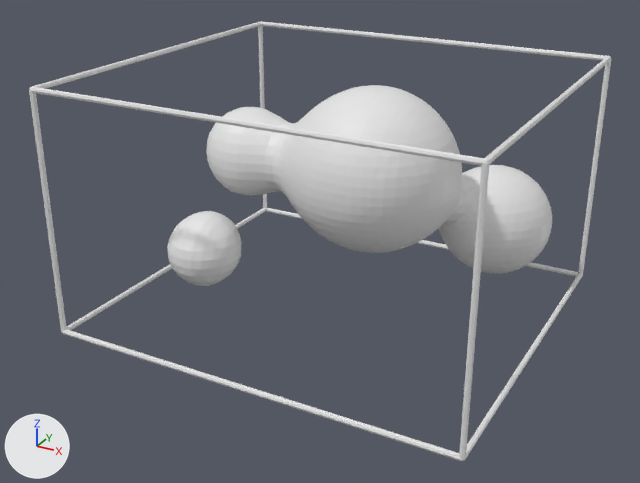
The OBJ model Assets/Models/Stomach/ventre_0008.obj as it was, and as the next commit left it.
Both versions are drawn from a 50 mm lens placed at (70.1, -134.8, 66.9), pointed at (-1.4, -4.8, 1.9). The lights are fixed; the arrows at lower left show +X, +Y and +Z. Where no turn or scale is listed for an object, it has been applied to the vertices. Vertices at the same position are counted once.

The first picture shows 'ventre_0008'.
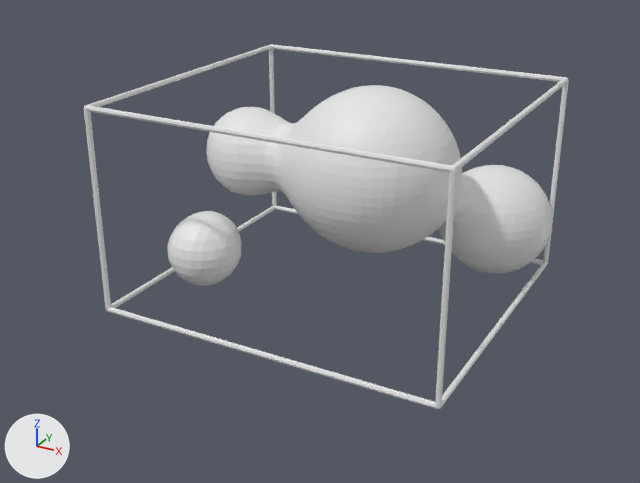
Boxes [x1, y1, x2, y2] around the edits, measured in the pictures (640 x 483 px):
'ventre_0008', reshaped (17% narrower, 17% shorter)
    before: [29, 21, 611, 461]
    after: [84, 44, 569, 409]

Diff of the bpy script that builds the scene:
```diff
--- a/Assets/Models/Stomach/ventre_0008.obj.py
+++ b/Assets/Models/Stomach/ventre_0008.obj.py
@@ me_ventre_0008 @@
 me_ventre_0008.from_pydata(...)  # 3488 vertices, 4429 faces; spans x -38.4..38.4, y -34.6..34.6, z -12.7..32.5
 # used by ob_ventre_0008; location = (0.0, 0.0, 0.0)
+# me_ventre_0008 part 1: the loose piece of 208 vertices spanning x -38.4..38.4, y -34.6..34.6, z -12.7..32.5 is scaled about its middle by 0.84
```
